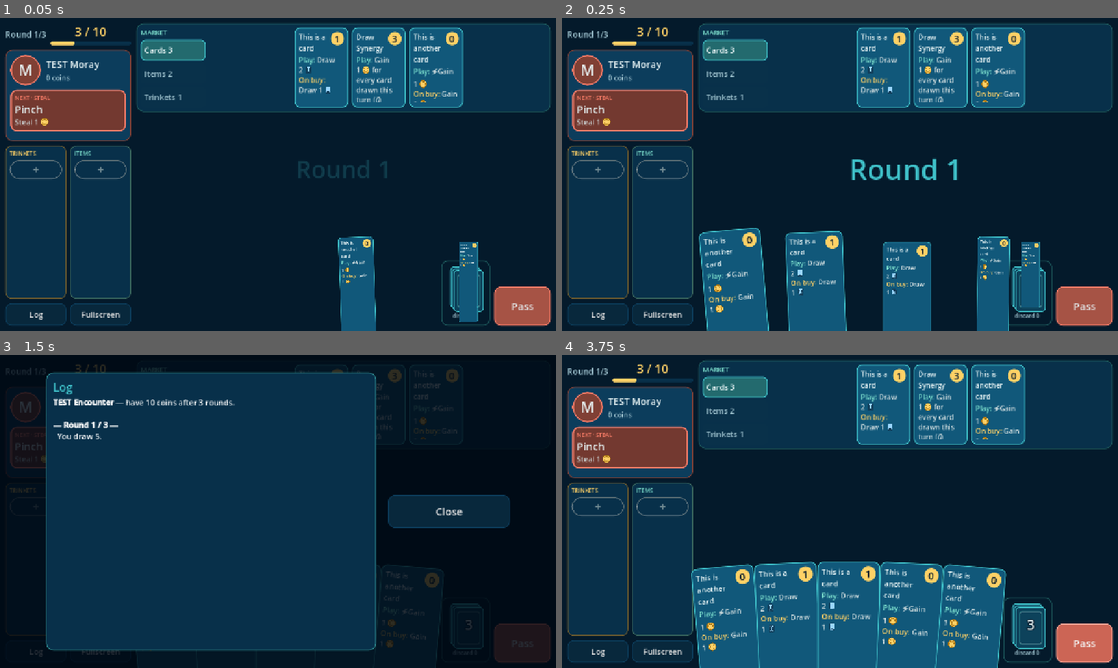
Above: before the commit, frames 1-4 (two rows, left to right).
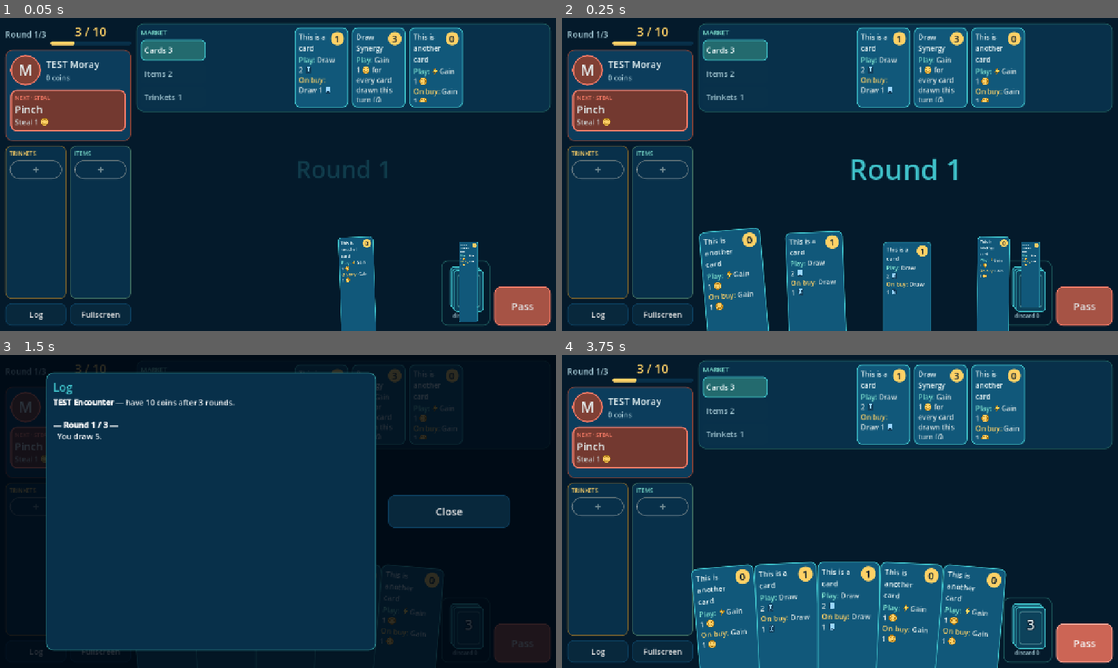
Above: after the commit, the same moments.

Repository: nimrodgo/untitled-game
Game: Godot game, scene res://scenes/main.tscn
Two runs of this game, one before a commit and one after it. Both use one fixed random seed, a clock stepped at 60 frames per second and the inputs below.
Inputs:
- Up to frame 1 (0.05 s): no input
- Up to frame 2 (0.25 s): no input
- Up to frame 3 (1.5 s): click "Log" at 0.5 s; click "Cards 3" at 1.25 s
- Up to frame 4 (3.75 s): click "Items 2" at 2 s; click "Trinkets 1" at 2.75 s; click "Pass" at 3.5 s

The runs differ from the first frame. In frame 1, 0.3% of the frame differs, in the area x 61-86%, y 16-86%; in frame 2, 0.6%; in frame 3, 0.2%; in frame 4, 1.0%, in the area x 24-83%, y 16-95%.

Commit message:
Icons: accept ⚡ as the instant bolt too
Co-Authored-By: Claude Opus 5.5 <noreply@anthropic.com>
Claude-Session: https://claude.ai/code/session_01TBZeBavP1t1KXm3GvPKJ3w

Diff:
--- a/scripts/ui/icons.gd
+++ b/scripts/ui/icons.gd
@@ -1,6 +1,6 @@
 class_name Icons
 extends RefCounted
-## Inline icons for game text. Designers write 🪙 (coin), 🂠 (card) and 🗲
+## Inline icons for game text. Designers write 🪙 (coin), 🂠 (card) and 🗲 or ⚡
 ## (instant) in card text; these are drawn as small images instead of relying
 ## on emoji fonts (web builds have none). Icons are built at runtime from SVG,
 ## so no import step is needed.
@@ -8,6 +8,8 @@
 const COIN := "🪙"
 const CARD := "🂠"
 const BOLT := "⚡"
+## Alternative spellings that draw the same icon.
+const ALIASES := {"🗲": "⚡"}
 
 const SVG := {
 	"🪙": """<svg xmlns="http://www.w3.org/2000/svg" viewBox="0 0 32 32">
@@ -25,6 +27,7 @@
 
 
 static func texture(token: String) -> Texture2D:
+	token = ALIASES.get(token, token)
 	if not _cache.has(token):
 		var img := Image.new()
 		img.load_svg_from_string(SVG[token], 3.0)
@@ -38,7 +41,7 @@
 	for ch in text:
 		if ch == "️":   # emoji variation selector
 			continue
-		if SVG.has(ch):
+		if SVG.has(ch) or ALIASES.has(ch):
 			if buf.ends_with(" "):
 				buf = buf.left(-1) + "\u00A0"   # keep "Gain 1" and its icon together
 			if buf != "":
@@ -53,7 +56,7 @@
 
 ## Plain-text fallback (for Labels/buttons): replaces icons with words.
 static func plain(text: String) -> String:
-	return text.replace(COIN, "coin").replace(CARD, "card").replace(BOLT, "").replace("️", "")
+	return text.replace(COIN, "coin").replace(CARD, "card").replace(BOLT, "").replace("🗲", "").replace("️", "")
 
 
 ## A RichTextLabel set up for game text.
--- a/scripts/ui/pile_view.gd
+++ b/scripts/ui/pile_view.gd
@@ -51,11 +51,11 @@
 	holder.add_child(_sub_label)
 
 
-func set_counts(draw: int, discard: int) -> void:
-	_count_label.text = str(draw)
+func set_counts(draw_count: int, discard: int) -> void:
+	_count_label.text = str(draw_count)
 	_sub_label.text = "discard %d" % discard
 	for i in _backs.size():
-		_backs[i].visible = draw > i or i == 0
+		_backs[i].visible = draw_count > i or i == 0
 
 
 func target_center() -> Vector2:
